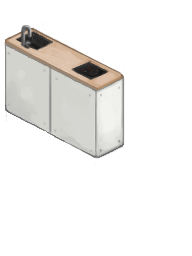
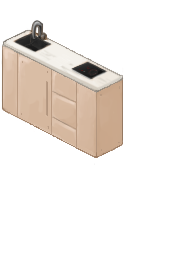
Before/after of a 192px x 256px layered artwork. What changed in the layer stack:
added layer "레이어 6" above "레이어 2" over [1, 20, 125, 165]
hid "레이어 1", painted on it over [2, 22, 126, 165]
